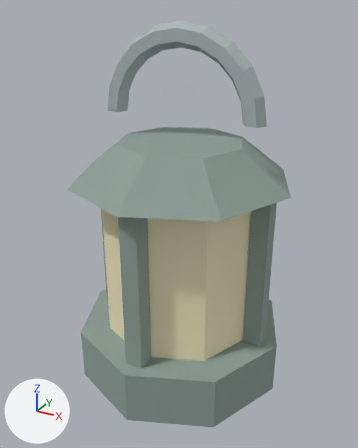
An edit to the OBJ model QuietCamp/Assets/QuietCamp/Authoring/LevelProps/qc_lantern.obj, drawn before and after from the same camera.
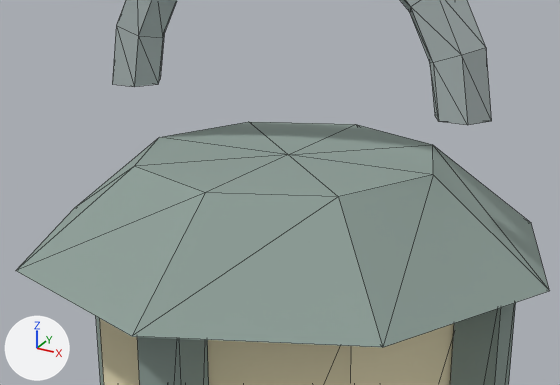
Each version is shown whole from a 50 mm lens placed at (0.322, -0.593, 0.538), pointed at (0.0, -0.008, 0.245), then close up on the part from 17% to 83% of the width and 17% to 53% of the height. Lighting does not change. The marker at lower left points along +X, +Y and +Z. The last two pictures show the newer version. The close-ups show mesh edges as thin lines. Where no turn or scale is listed for an object, it has been applied to the vertices. Vertices at exactly the same position are counted once.

Names of what the first close-up shows: 'qc_lantern'.
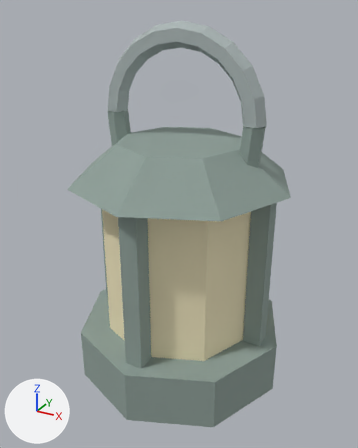
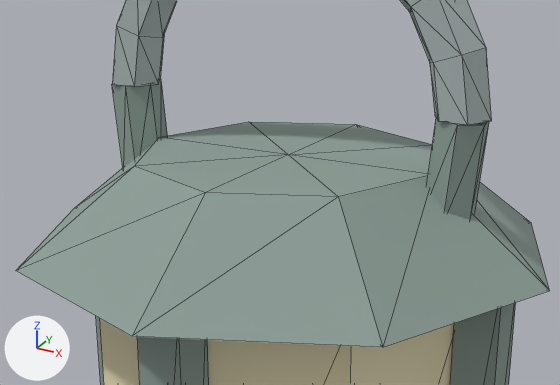
What differs and where, as boxes [x1, y1, x2, y2] in the close-ups (560 x 385 px):
```json
{"part": 1, "of": "me_qc_lantern", "change": "added", "after": [112, 79, 168, 168]}
{"part": 2, "of": "me_qc_lantern", "change": "added", "after": [427, 117, 489, 220]}
```

Edits to the scene script, one JSON object a line:
```json
{"block": "me_qc_lantern", "where": "# used by ob_qc_lantern; location = (0.0, 0.0, 0.0)"}
{"op": "remove", "block": "me_qc_lantern", "code": "me_qc_lantern.from_pydata(...)  # 152 vertices, 272 faces; spans x -0.16..0.16, y -0.16..0.16, z 0.0..0.521"}
{"op": "add", "block": "me_qc_lantern", "code": "me_qc_lantern.from_pydata(...)  # 180 vertices, 320 faces; spans x -0.16..0.16, y -0.16..0.16, z 0.0..0.521"}
{"block": "me_qc_lantern", "change": "me_qc_lantern part 1: a new loose piece of 14 vertices spanning x -0.119..-0.086, y -0.015..0.015, z 0.344..0.401, in mat_steel_dark (grey #8f9f99)"}
{"block": "me_qc_lantern", "change": "me_qc_lantern part 2: a new loose piece of 14 vertices spanning x 0.086..0.119, y -0.015..0.015, z 0.344..0.401, in mat_steel_dark (grey #8f9f99)"}
```
